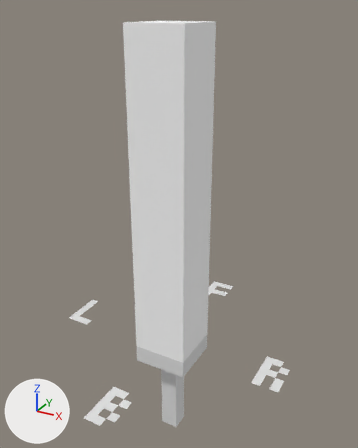
The OBJ model src/main/resources/assets/tolaserblade/models/item/laser_blade.obj, before and after one commit.
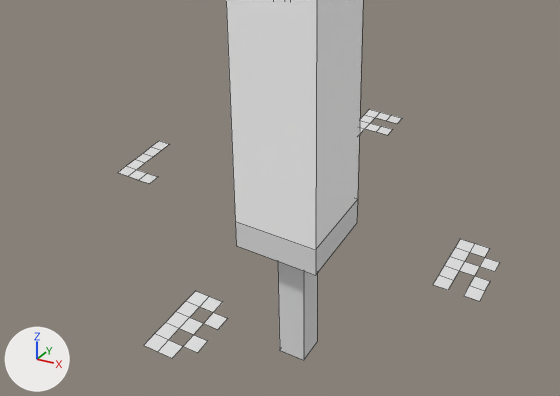
Each version appears first whole from a camera (50 mm lens) standing at (0.731, -1.281, 1.477) and looking at (0.0, 0.047, 0.813), and next in a close-up on the part from 0% to 91% of the width and 49% to 100% of the height. The lights are fixed; the arrows at lower left show +X, +Y and +Z. The close-ups show mesh edges as thin lines. Where no turn or scale is listed for an object, it has been applied to the vertices.

The first close-up shows 'laser_blade'.
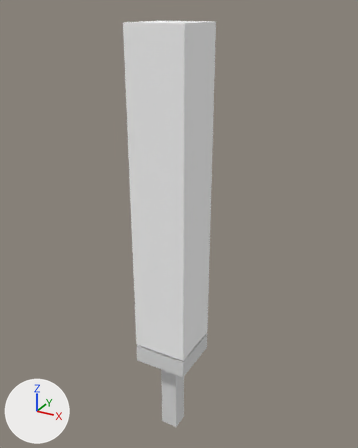
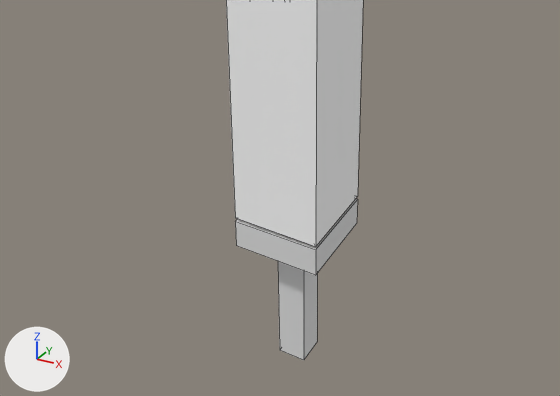
The newer file is also rescaled (x0.992) as a whole; pictures and numbers use the older file's frame.

What differs and where, as boxes [x1, y1, x2, y2] in the close-ups (560 x 396 px; the box of a moved part takes in the faces that stretch with it):
```json
{"object": "laser_blade", "change": "reshaped", "before": [118, 0, 500, 360], "after": [226, 0, 363, 360]}
{"part": 1, "of": "me_laser_blade", "change": "deleted", "before": [433, 239, 500, 301]}
{"part": 2, "of": "me_laser_blade", "change": "deleted", "before": [144, 291, 227, 358]}
{"part": 3, "of": "me_laser_blade", "change": "deleted", "before": [359, 109, 402, 135]}
{"part": 4, "of": "me_laser_blade", "change": "deleted", "before": [118, 141, 169, 184]}
{"part": 5, "of": "me_laser_blade", "change": "moved or reshaped", "before": [226, 0, 360, 250], "after": [226, 0, 360, 247]}
```

Scene script edits in JSON lines:
```json
{"block": "me_laser_blade", "where": "# used by ob_laser_blade; location = (0.0, 0.0, 0.0)"}
{"op": "remove", "block": "me_laser_blade", "code": "me_laser_blade.from_pydata(...)  # 121 vertices, 65 faces; spans x -0.42..0.42, y -0.45..0.45, z 0.0..1.438"}
{"op": "add", "block": "me_laser_blade", "code": "me_laser_blade.from_pydata(...)  # 40 vertices, 35 faces; spans x -0.094..0.094, y -0.094..0.094, z 0.0..1.438"}
{"block": "me_laser_blade", "change": "me_laser_blade part 1: the loose piece of 23 vertices spanning x 0.33..0.42, y -0.075..0.075, z 0.375 is deleted"}
{"block": "me_laser_blade", "change": "me_laser_blade part 2: the loose piece of 22 vertices spanning x -0.045..0.045, y -0.45..-0.3, z 0.375 is deleted"}
{"block": "me_laser_blade", "change": "me_laser_blade part 3: the loose piece of 20 vertices spanning x -0.045..0.045, y 0.3..0.45, z 0.375 is deleted"}
{"block": "me_laser_blade", "change": "me_laser_blade part 4: the loose piece of 16 vertices spanning x -0.42..-0.33, y -0.075..0.075, z 0.375 is deleted"}
{"block": "me_laser_blade", "change": "me_laser_blade part 5"}
{"block": "me_laser_blade", "change": "8 vertices are removed from x -0.094..0.094, y -0.094..0.094, z 0.344..0.375"}
{"block": "me_laser_blade", "change": "13 faces are deleted"}
{"block": "me_laser_blade", "change": "8 vertices are added at x -0.094..0.094, y -0.094..0.094, z 0.383"}
{"block": "me_laser_blade", "change": "1 new face joins them, mat_mat_hilt (its picture is missing)"}
{"block": "me_laser_blade", "change": "9 new faces join them, mat_mat_blade_halo_2 (its picture is missing)"}
{"block": "me_laser_blade", "change": "9 new faces join them, mat_mat_blade_halo_1 (its picture is missing)"}
```
